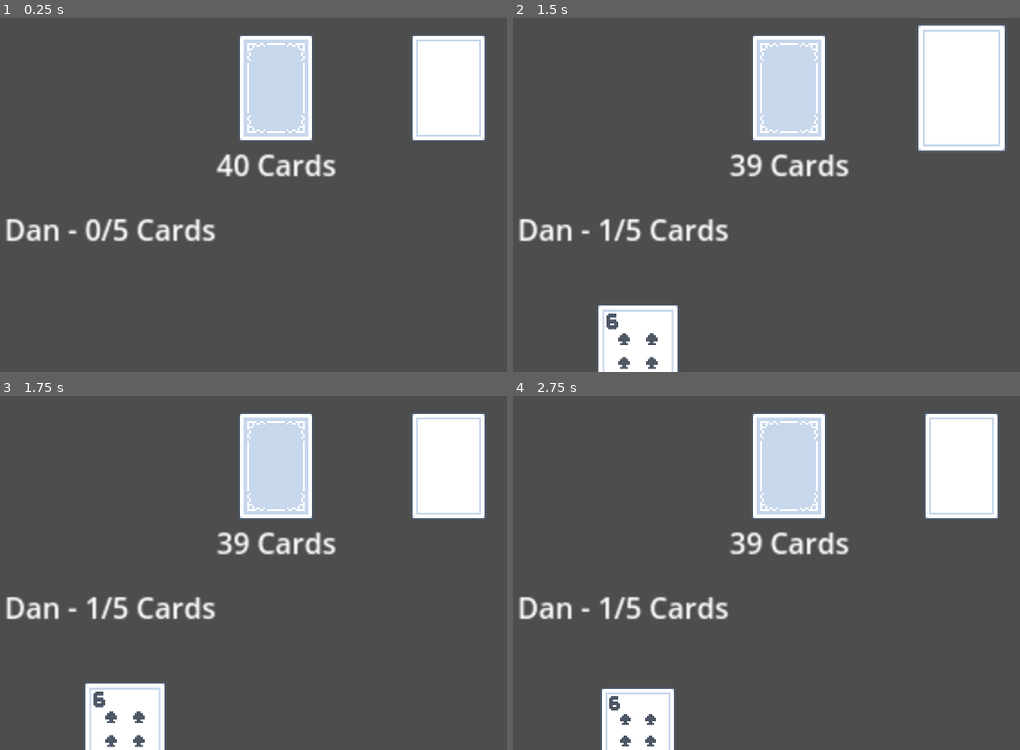
Above: before the commit, frames 1-4 (two rows, left to right).
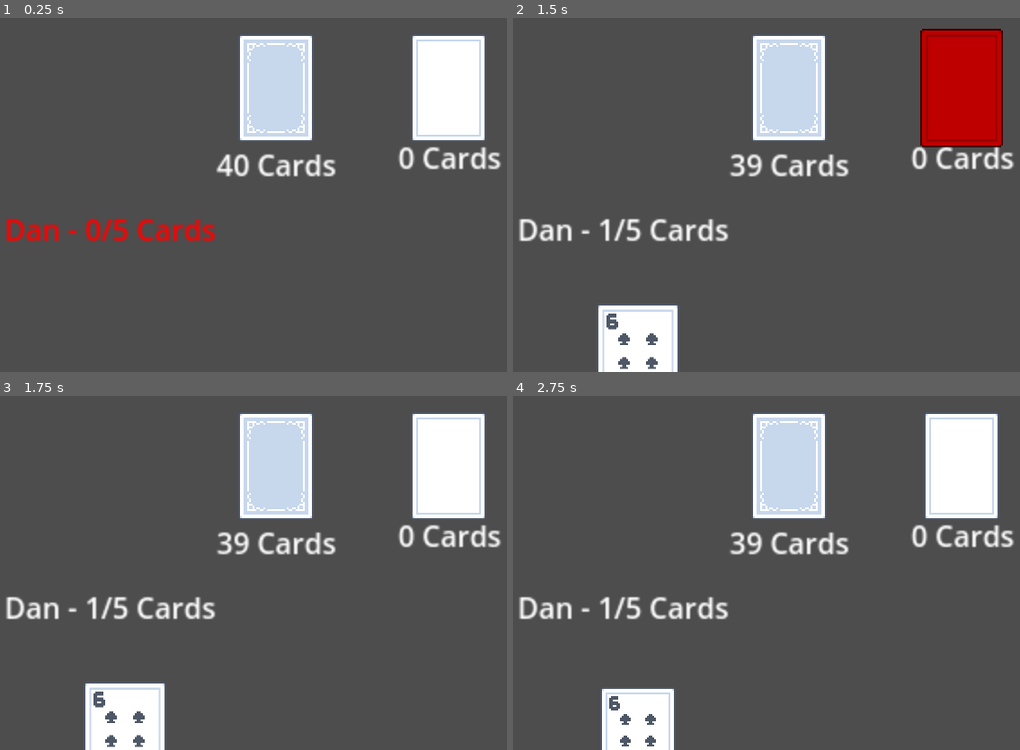
Above: after the commit, the same moments.

Repository: dtotheb/CardParty
Game: Godot game, scene res://CardParty.tscn
Two runs of this game, one before a commit and one after it. Both use one fixed random seed, a clock stepped at 60 frames per second and the inputs below.
Inputs (mouse positions are in pixels of both pictures, inside the frame that each line leads up to):
- Up to frame 1 (0.25 s): no input
- Up to frame 2 (1.5 s): tap Enter at 0.5 s; move the mouse to (786, 88) at 0.52 s; click (786, 88) at 0.67 s; tap Space at 1.25 s; move the mouse to (639, 361) at 1.27 s; click (639, 361) at 1.42 s
- Up to frame 3 (1.75 s): no input
- Up to frame 4 (2.75 s): tap Enter at 2 s; move the mouse to (outside the picture) at 2.02 s; click (outside the picture) at 2.17 s

The runs differ from the first frame. In frame 1, 2.1% of the frame differs, in the area x 1-99%, y 36-64%; in frame 2, 7.0%, in the area x 78-99%, y 1-43%; in frame 3, 0.7%; in frame 4, 0.7%.

Commit message:
cardParty now tracks and displays the activePlayer

Diff:
--- a/CardParty.gd
+++ b/CardParty.gd
@@ -4,33 +4,60 @@
 
 
 var activePlayer:int = 1
+var playerMap
 
+func setupPlayerMap():
+	var player1 = get_node("PlayerHand1")
+	var player2 = get_node("PlayerHand2")
+	return { 1 : player1, -1: player2 }
 
 # Called when the node enters the scene tree for the first time.
 func _ready():
-	pass # Replace with function body.
+	playerMap = setupPlayerMap()
+	highlightActivePlayer()
 
 
 # Called every frame. 'delta' is the elapsed time since the previous frame.
 func _process(delta):
 	pass
 
-func highlightDropZones():
+
+func _on_card_selected(Card):
+	print(Card._CardFace + " selected")
 	$DiscardPile.highLight()
+	#check if selectedCard is owned by the ActivePlayer's Hand:
+	if Card.get_parent().get_parent().PlayerName == playerMap[activePlayer].PlayerName:
+		print("card owned by activePlayer")
+	else:
+		print("card owned by inactivePlayer")
 
-func unhighlightDropZones():
+func _on_card_unselected(Card):
+	var current_mouse_pos = get_global_mouse_position()
+	var discard_pile_pos = $DiscardPile.global_position
+	var dropZoneDistance = 50
+
+	var dis_to_discard_pile = current_mouse_pos.distance_to(discard_pile_pos)
+	if dis_to_discard_pile < dropZoneDistance:
+		print("inside DropZone")
+		playerMap[activePlayer].removeCard(Card)
+
+
+		$DiscardPile.playCard(Card)
+		Card.queue_free()
+
 	$DiscardPile.unhighLight()
 
+func highlightActivePlayer():
+	print("Active Player: " + playerMap[activePlayer].PlayerName)
+	playerMap[activePlayer].highlightPlayer()
+	playerMap[activePlayer * -1].unhighlightPlayer()
 
 func _on_deck_draw_card(cardFace):
 	print("Drew: ", cardFace)
 	var newCard = CardStyle.instantiate()
 	newCard._CardFace = cardFace
-	newCard.card_selected.connect(highlightDropZones)
-	newCard.card_unselected.connect(unhighlightDropZones)
-	if activePlayer == 1:
-		$PlayerHand1.addCard(newCard)
-	else:
-		$PlayerHand2.addCard(newCard)
-
+	newCard.card_selected.connect(_on_card_selected)
+	newCard.card_unselected.connect(_on_card_unselected)
+	playerMap[activePlayer].addCard(newCard)
 	activePlayer = activePlayer * -1
+	highlightActivePlayer()
--- a/discard_pile.gd
+++ b/discard_pile.gd
@@ -9,23 +9,30 @@
 	Cards = []
 	$AnimatedSprite2D.animation = "cardBack"
 	$AnimatedSprite2D.frame = 0
+	setDiscardPileLabel()
 
 
 # Called every frame. 'delta' is the elapsed time since the previous frame.
 func _process(delta):
 	pass
 
+func setDiscardPileLabel():
+	$Label.text = str(len(Cards)) + " Cards"
 
 func showCardFace(cardFace):
 	$AnimatedSprite2D.animation = CardFaceMap[cardFace]["suit"]
 	$AnimatedSprite2D.frame = CardFaceMap[cardFace]["frame"]
 
 func highLight():
-	scale = Vector2(1.2,1.2)
+	$AnimatedSprite2D.scale = Vector2(1.1,1.1)
+	$AnimatedSprite2D.modulate = Color(0.75,0,0)
 
 func unhighLight():
-	scale = Vector2(1,1)
+	$AnimatedSprite2D.scale = Vector2(1,1)
+	$AnimatedSprite2D.modulate = Color(1,1,1)
 
-func playCard(cardFace):
-	print(cardFace + " played")
-	showCardFace(cardFace)
+func playCard(Card):
+	print(Card._CardFace + " played")
+	Cards.append(Card)
+	showCardFace(Card._CardFace)
+	setDiscardPileLabel()
--- a/discard_pile.tscn
+++ b/discard_pile.tscn
@@ -425,3 +425,10 @@
 [node name="CollisionShape2D" type="CollisionShape2D" parent="DropZone"]
 position = Vector2(-0.5, 0)
 shape = SubResource("RectangleShape2D_8vcbu")
+
+[node name="Label" type="Label" parent="."]
+offset_left = -28.0
+offset_top = 27.0
+offset_right = 30.0
+offset_bottom = 50.0
+text = "0 Cards"
--- a/player_hand.gd
+++ b/player_hand.gd
@@ -3,7 +3,7 @@
 var cardWidth = Vector2(50,0)
 @export var PlayerName:String = "Player1"
 @export var MaxHandSize : int = 5
-var Cards = []
+var CardsInHand:int = 0
 
 
 # Called when the node enters the scene tree for the first time.
@@ -18,17 +18,32 @@
 
 func drawCardsInHand():
 	var HandPOS = 0
-	for card in Cards:
-		card.position = $MyCards.position + (cardWidth * HandPOS )
-		HandPOS += 1
+	for card in $MyCards.get_children():
+		if is_instance_valid(card):
+			card.position = $MyCards.position + (cardWidth * HandPOS )
+			HandPOS += 1
 
 
 func setPlayerLabel():
-	$PlayerLabel.text = PlayerName + " - " + str(len(Cards)) + "/" + str(MaxHandSize) + " Cards"
+	$PlayerLabel.text = PlayerName + " - " + str(CardsInHand) + "/" + str(MaxHandSize) + " Cards"
+
+func highlightPlayer():
+	$PlayerLabel.modulate = Color(1,0,0)
+
+func unhighlightPlayer():
+	$PlayerLabel.modulate = Color(1,1,1)
+
 
 
 func addCard(Card):
-	Cards.append(Card)
 	$MyCards.add_child(Card)
+	CardsInHand += 1
 	setPlayerLabel()
 	drawCardsInHand()
+
+
+func removeCard(Card):
+	print("Removing " + Card._CardFace + " from " + PlayerName)
+	CardsInHand -= 1
+	drawCardsInHand()
+	setPlayerLabel()
--- a/playing_card.gd
+++ b/playing_card.gd
@@ -10,8 +10,8 @@
 @export var FaceUp:bool = true
 
 var selected:bool = false
-signal card_selected
-signal card_unselected
+signal card_selected(cardFace)
+signal card_unselected(cardFace)
 var mouse_in = false
 
 
@@ -65,11 +65,13 @@
 
 func selectCard():
 	selected = true
-	emit_signal("card_selected")
+	self.z_index = 1
+	emit_signal("card_selected", self)
 
 func unselectCard():
 	selected = false
-	emit_signal("card_unselected")
+	self.z_index = 0
+	emit_signal("card_unselected", self)
 
 func _on_area_2d_input_event(viewport, event, shape_idx):
 	if event is InputEventMouseButton:
